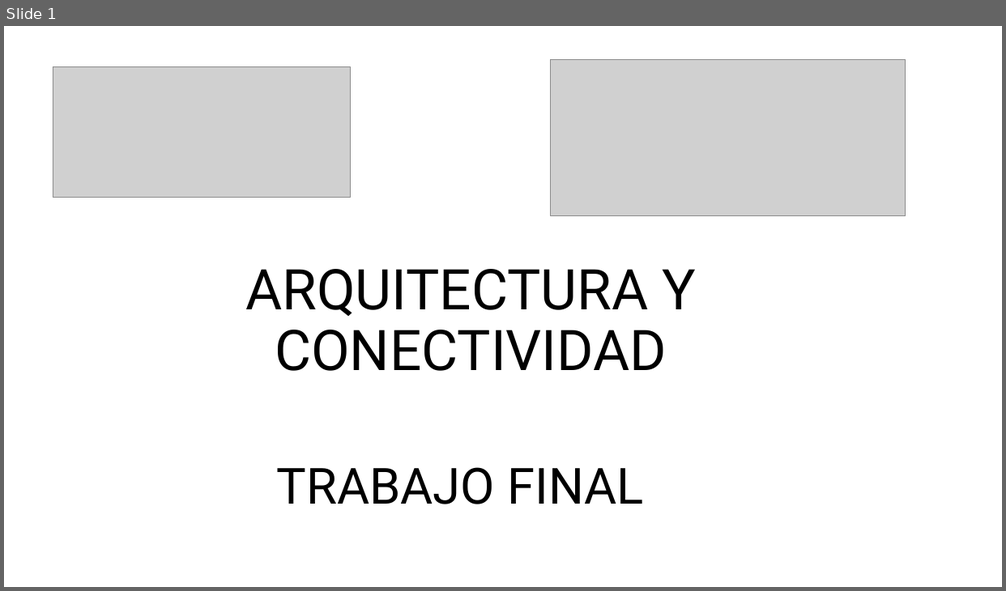
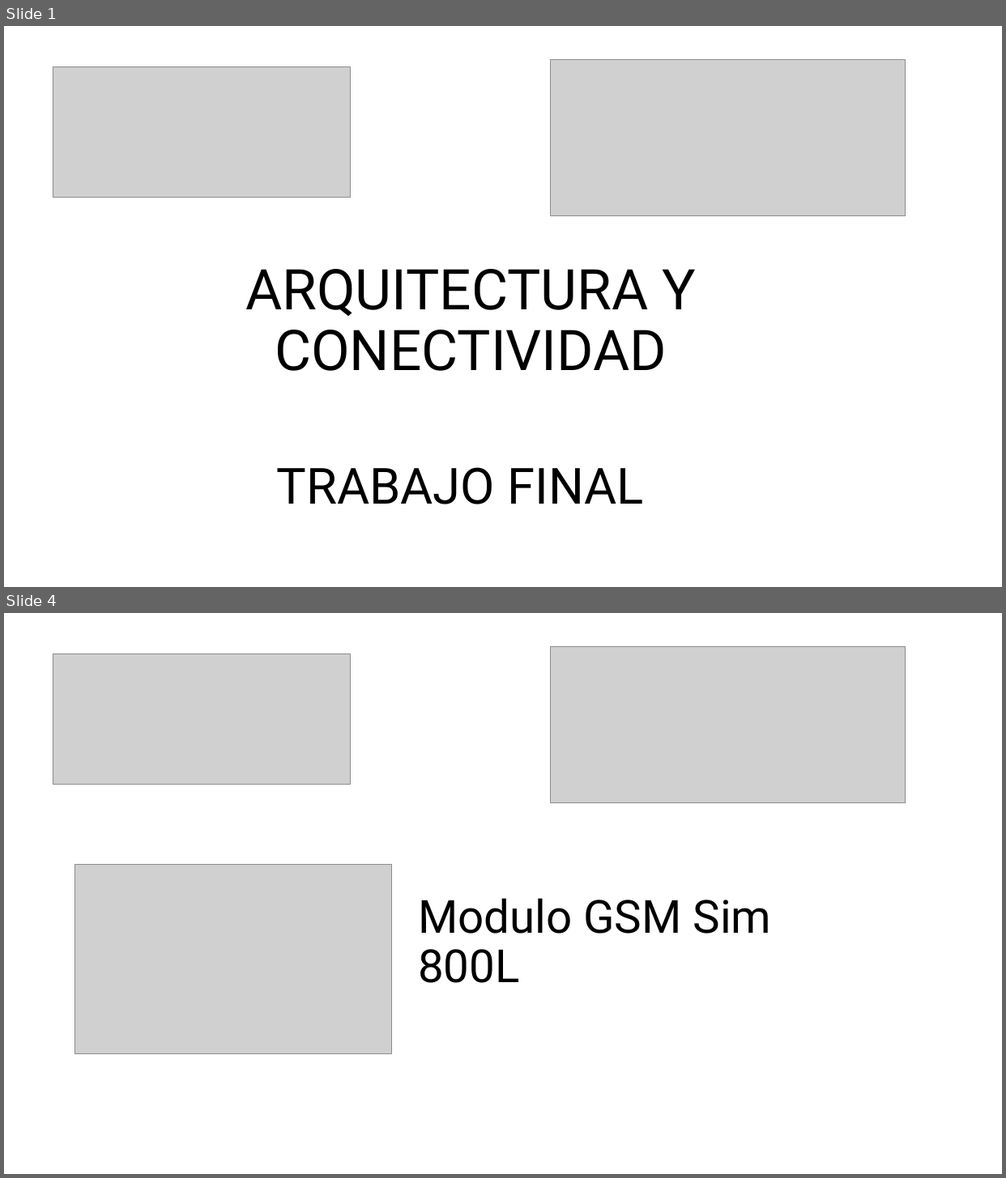
Before and after one commit to ISPC-TST-ARQUITECTURA-Y-CONECTIVIDAD/tareafinal-grupo-6, a slide deck: Presentación/Grupo4_PF.pptx. Shown one above the other, each under a label of ours: slide 1 before the commit, slides 1 and 4 after it; the slides between them are not shown. The pictures are 1006x591 and 1006x1178 pixels, drawn with LibreOffice and Linux fonts; fonts in the diff are those of the drawing; grey boxes stand for pictures. Boxes give left, top, right and bottom in pixels: in the first picture for what was removed or moved away, otherwise in the second. Text is boxed around its words. In the diff, an @@ line names an element or a change of style, - is before the commit and + after.

```diff
--- a/Presentación/Grupo4_PF.pptx
+++ b/Presentación/Grupo4_PF.pptx
@@ slide 4 added at (x1=4, y1=613, x2=1002, y2=1174), background #FFFFFF @@
@@ picture added at (x1=53, y1=653, x2=351, y2=785) @@
@@ picture added at (x1=551, y1=647, x2=906, y2=803) @@
@@ picture added at (x1=74, y1=865, x2=392, y2=1054) @@
@@ text added at (x1=418, y1=898, x2=772, y2=983), 44 pt, text #000000 @@
+Modulo GSM Sim 800L
```
Also in this commit, not shown: 3 other slides added.
